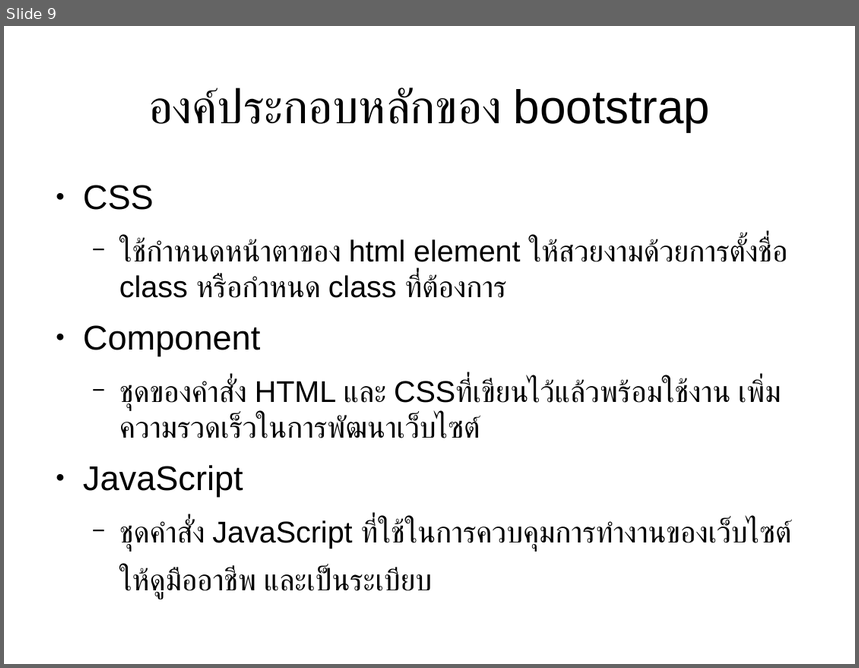
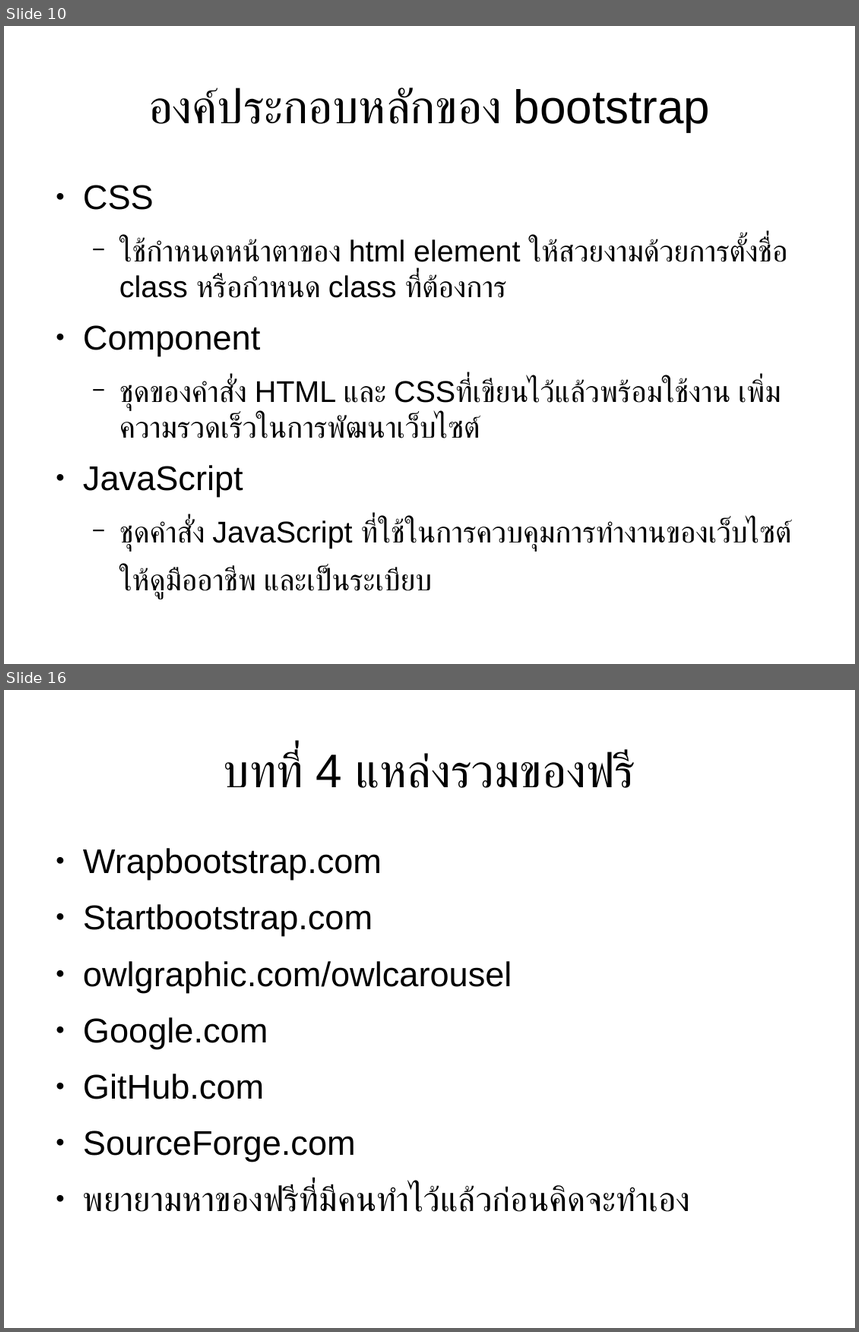
Before and after one commit to expstudio/Laravel-Course-Material, a slide deck: slide course.odp. Shown one above the other, each under a label of ours: slide 9 before the commit, slides 10 and 16 after it; the slides between them are not shown. The pictures are 859x668 and 859x1332 pixels, drawn with LibreOffice and Linux fonts; fonts in the diff are those of the drawing. Boxes give left, top, right and bottom in pixels: in the first picture for what was removed or moved away, otherwise in the second. Text is boxed around its words. In the diff, an @@ line names an element or a change of style, - is before the commit and + after.

```diff
--- a/slide course.odp
+++ b/slide course.odp
@@ slide 16 added at bbox=[4, 690, 855, 1328], background #FFFFFF @@
@@ title added at bbox=[224, 751, 633, 788], 44 pt, text #000000 @@
+บทที่ 4 แหล่งรวมของฟรี
@@ text added at bbox=[83, 848, 691, 1212], 32 pt, text #000000 @@
+● Wrapbootstrap.com
+● Startbootstrap.com
+● owlgraphic.com/owlcarousel
+● Google.com
+● GitHub.com
+● SourceForge.com
+● พยายามหาของฟรีที่มีคนทำไว้แล้วก่อนคิดจะทำเอง
@@ what was slide 9 is now slide 10 @@
```
Also in this commit, not shown: 4 slides changed, 12 other slides added, 3 slides removed, 2 other files.
